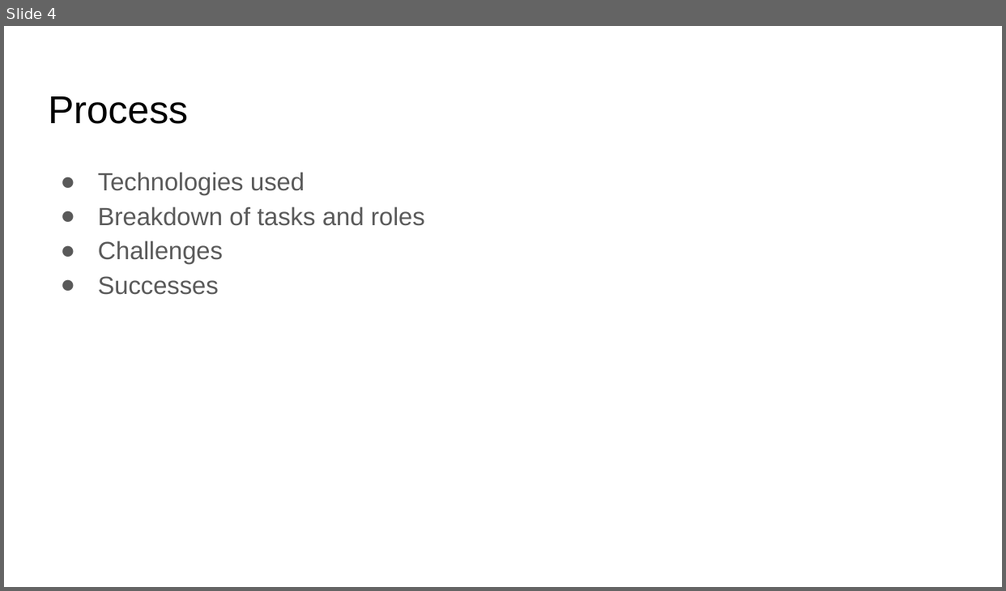
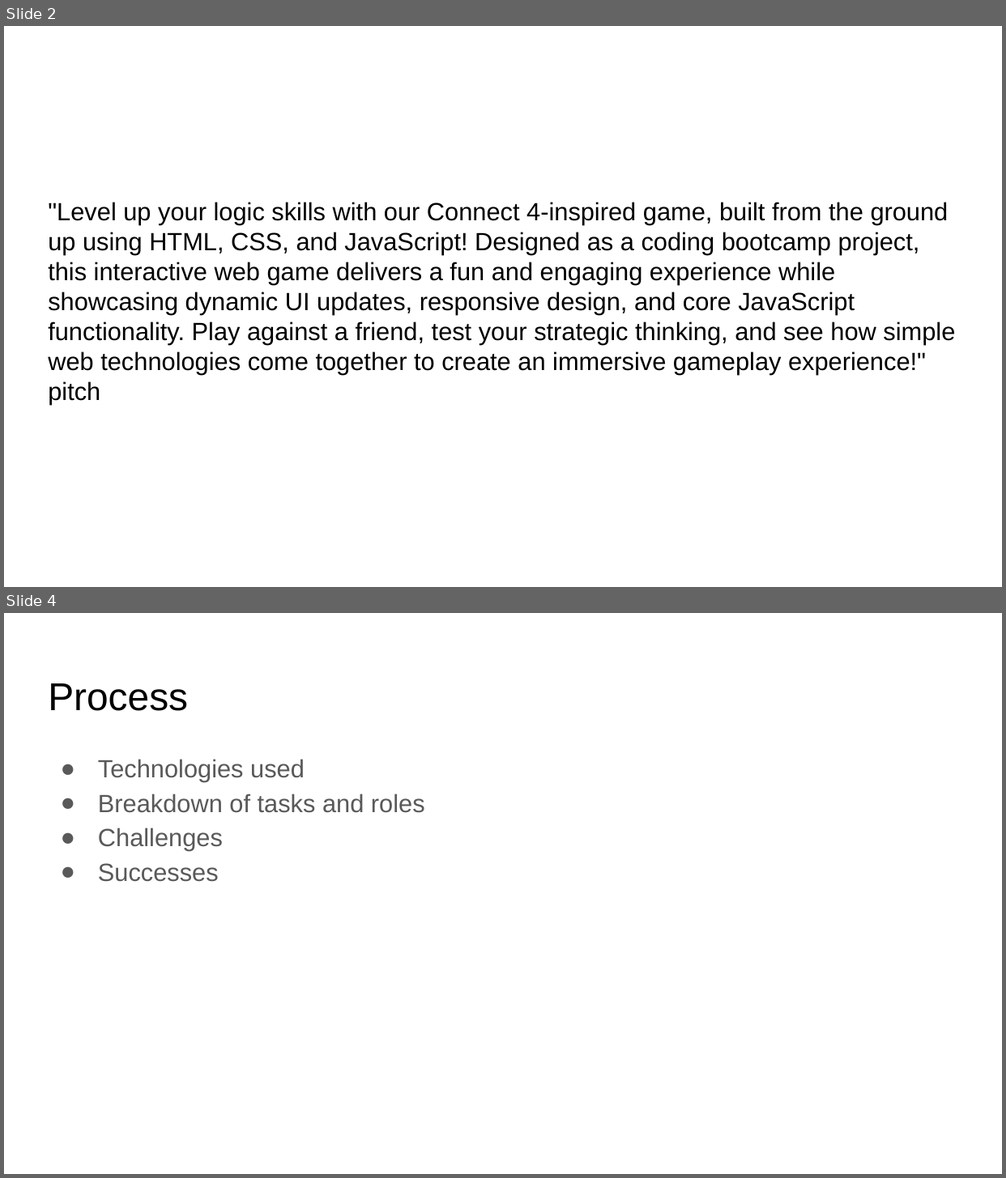
Before and after one commit to sigros02/Project1, a slide deck: assets/reference/Project Presentation Template.pptx. Shown one above the other, each under a label of ours: slide 4 before the commit, slides 2 and 4 after it; the slides between them are not shown. The pictures are 1006x591 and 1006x1178 pixels, drawn with LibreOffice and Linux fonts; fonts in the diff are those of the drawing. Boxes give left, top, right and bottom in pixels: in the first picture for what was removed or moved away, otherwise in the second. Text is boxed around its words. In the diff, an @@ line names an element or a change of style, - is before the commit and + after.

```diff
--- a/assets/reference/Project Presentation Template.pptx
+++ b/assets/reference/Project Presentation Template.pptx
@@ slide 2 added at <box>4,26,1002,587</box>, background #FFFFFF @@
@@ title added at <box>48,202,955,405</box>, 18 pt, text #000000 @@
+"Level up your logic skills with our Connect 4-inspired game, built from the ground up using HTML, CSS, and JavaScript! Designed as a coding bootcamp project, this interactive web game delivers a fun and engaging experience while showcasing dynamic UI updates, responsive design, and core JavaScript functionality. Play against a friend, test your strategic thinking, and see how simple web technologies come together to create an immersive gameplay experience!" pitch
```
Also in this commit, not shown: 1 slide changed, 1 other slide added, 2 slides removed, 13 other files.
